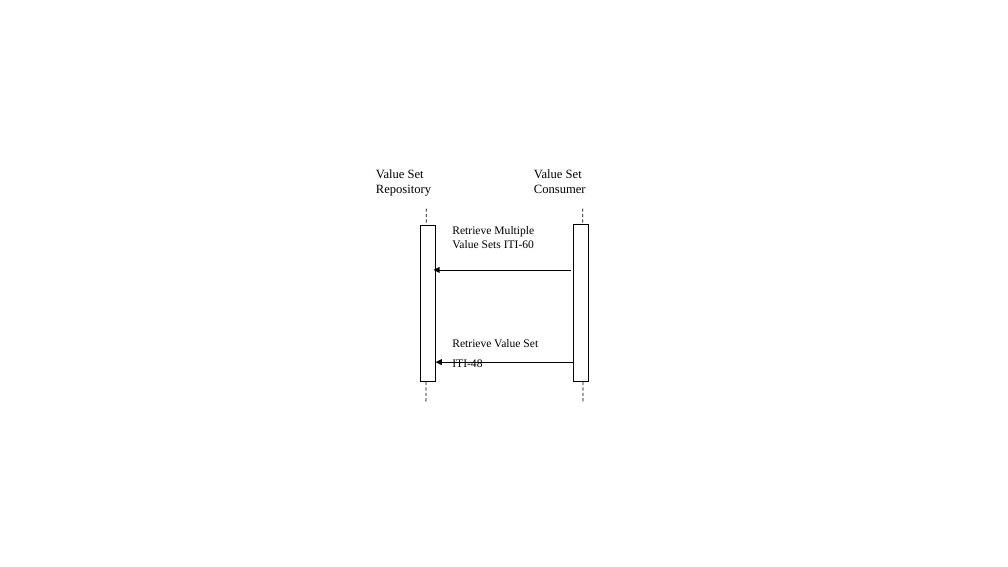
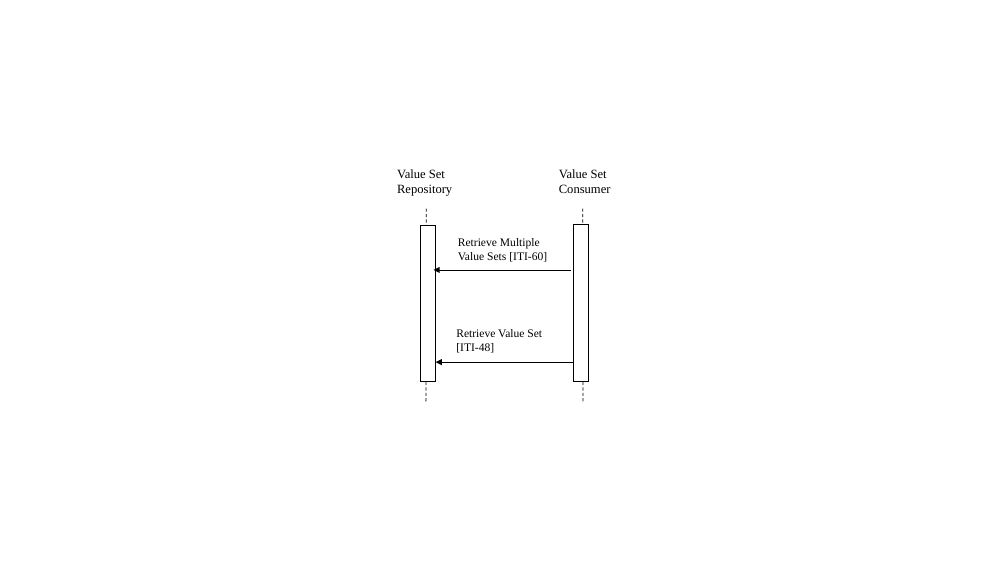
Before and after one commit to IHE/publications, a slide deck: slide 1 of ITI/TF/Volume1/media/Figure_21.3-1.pptx. Drawn at 1008x567 pixels with LibreOffice and Linux fonts; fonts in the diff are those of the drawing. Boxes give left, top, right and bottom in pixels: in the first picture for what was removed or moved away, otherwise in the second. Text is boxed around its words. In the diff, an @@ line names an element or a change of style, - is before the commit and + after.

```diff
--- a/ITI/TF/Volume1/media/Figure_21.3-1.pptx
+++ b/ITI/TF/Volume1/media/Figure_21.3-1.pptx
@@ text "Value Set Repository": place and size @@
-text "Value Set Repository" at (376, 169, 431, 196)
+text "Value Set Repository" at (397, 169, 452, 196)
@@ text "Value Set Consumer": place and size @@
-text "Value Set Consumer" at (534, 169, 586, 193)
+text "Value Set Consumer" at (559, 169, 611, 193)
@@ text at (458, 238, 547, 262): text changed @@
-Retrieve Multiple Value Sets ITI-60
+Retrieve Multiple Value Sets [ITI-60]
@@ text at (456, 329, 542, 353): text changed @@
-Retrieve Value Set
-ITI-48
+Retrieve Value Set [ITI-48]
```
Also in this commit, not shown: 7 other files.
